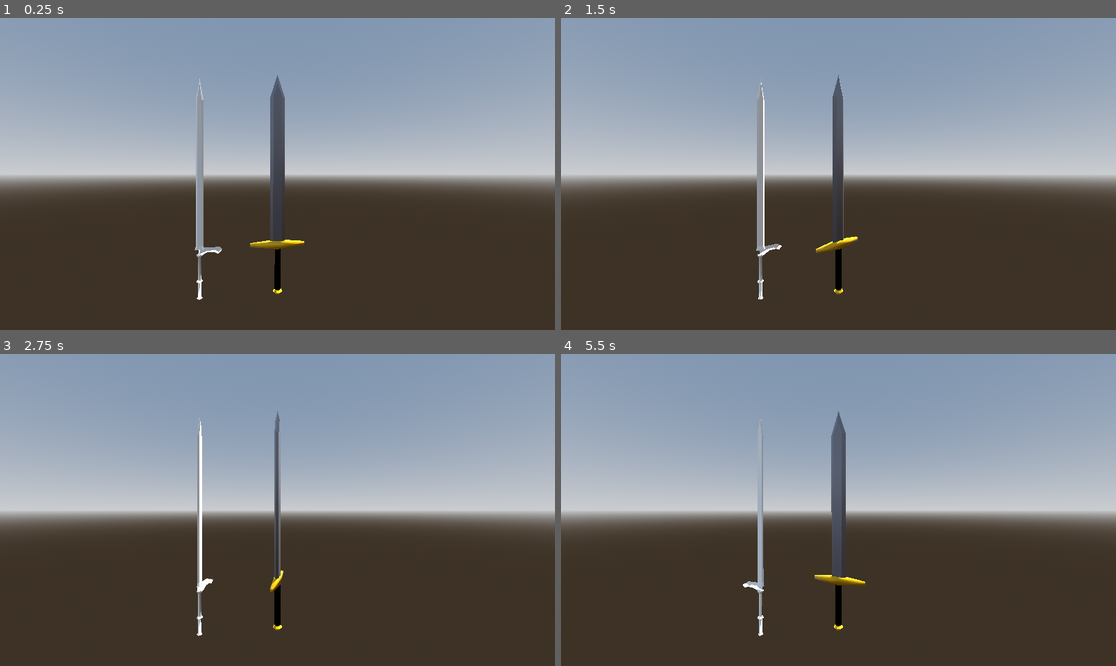
Above: before the commit, frames 1-4 (two rows, left to right).
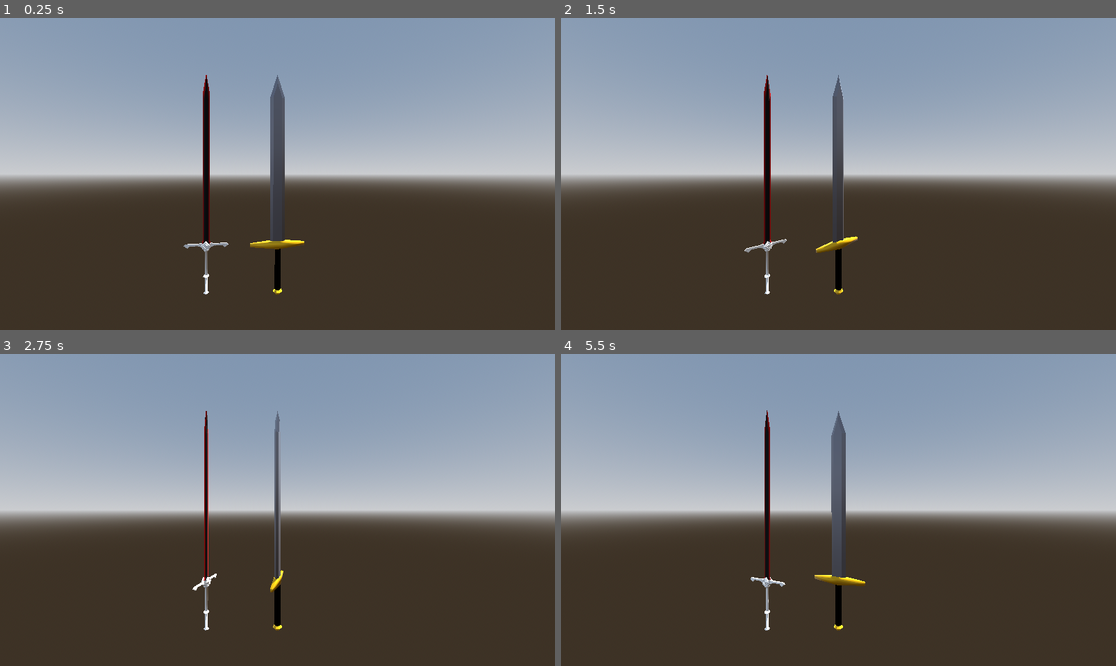
Above: after the commit, the same moments.

Repository: KameronHodge/KameronHodge.github.io
Game: Godot game, scene res://Scenes/display.tscn
The game is run twice, just before and just after one commit, with the same random seed, the same clock (stepped at 60 frames per second) and the same inputs.
Inputs:
- Up to frame 1 (0.25 s): no input
- Up to frame 2 (1.5 s): no input
- Up to frame 3 (2.75 s): no input
- Up to frame 4 (5.5 s): tap Enter at 4.25 s

The runs differ from the first frame. In frame 1, 1.5% of the frame differs, in the area x 33-42%, y 18-91%; in frame 2, 1.5%, in the area x 33-41%, y 18-91%; in frame 3, 1.1%; in frame 4, 1.2%.

Commit message:
added a new sword

Diff:
--- a/project/webportfoliotest/Assets/Weapons/Sword/newsword.tscn
+++ b/project/webportfoliotest/Assets/Weapons/Sword/newsword.tscn
@@ -1,5 +1,5 @@
-[gd_scene load_steps=2 format=3 uid="uid://bgrryy6smq0q0"]
+[gd_scene load_steps=2 format=3 uid="uid://6lkov81ery6l"]
 
-[ext_resource type="PackedScene" uid="uid://d70var3mgjel" path="res://Assets/Weapons/Sword/Textures/Gltfstuff/newsword.glb" id="1_44n41"]
+[ext_resource type="PackedScene" uid="uid://bfv4kxdmqo37" path="res://Assets/Weapons/Sword/Gltfstuff/newsword.glb" id="1_44n41"]
 
 [node name="newsword" instance=ExtResource("1_44n41")]
--- a/project/webportfoliotest/Assets/Weapons/Sword/sword.tscn
+++ b/project/webportfoliotest/Assets/Weapons/Sword/sword.tscn
@@ -1,5 +1,5 @@
 [gd_scene load_steps=2 format=3 uid="uid://tgruy6eujs1q"]
 
-[ext_resource type="PackedScene" uid="uid://bws33rdq1gceq" path="res://Assets/Weapons/Sword/Textures/Gltfstuff/sword.glb" id="1_74bdg"]
+[ext_resource type="PackedScene" uid="uid://bws33rdq1gceq" path="res://Assets/Weapons/Sword/Gltfstuff/sword.glb" id="1_74bdg"]
 
 [node name="sword" instance=ExtResource("1_74bdg")]
--- a/project/webportfoliotest/Scenes/display.tscn
+++ b/project/webportfoliotest/Scenes/display.tscn
@@ -33,5 +33,5 @@
 transform = Transform3D(1, 0, 0, 0, 1, 0, 0, 0, 1, 0, 8.52995, 20.6021)
 
 [node name="newsword" parent="." instance=ExtResource("3_oe3w4")]
-transform = Transform3D(5, 0, 0, 0, -2.18557e-07, 5, 0, -5, -2.18557e-07, -7.8915, 6.30874, 0)
+transform = Transform3D(5, 0, 0, 0, -2.18557e-07, 5, 0, -5, -2.18557e-07, -7.22162, 6.85309, 0)
 script = ExtResource("2_oe3w4")
--- a/project/webportfoliotest/project.godot
+++ b/project/webportfoliotest/project.godot
@@ -18,6 +18,7 @@
 
 folder_colors={
 "res://Assets/": "red",
+"res://Assets/Weapons/Sword/Textures/": "yellow",
 "res://Scenes/": "teal",
 "res://Scripts/": "blue"
 }
Binary file added: project/webportfoliotest/Assets/Weapons/Sword/Gltfstuff/newsword.glb
Not shown, changed: project/webportfoliotest/Assets/Weapons/Sword/Gltfstuff/newsword.glb.import
Renamed: project/webportfoliotest/Assets/Weapons/Sword/Textures/Gltfstuff/sword.glb -> project/webportfoliotest/Assets/Weapons/Sword/Gltfstuff/sword.glb
Not shown, changed: project/webportfoliotest/Assets/Weapons/Sword/Gltfstuff/sword.glb.import
Binary file removed: project/webportfoliotest/Assets/Weapons/Sword/Textures/Gltfstuff/newsword.glb
Renamed: project/webportfoliotest/Assets/Weapons/Sword/Textures/Gltfstuff/sword_Handle Layer.png -> project/webportfoliotest/Assets/Weapons/Sword/Textures/sword_Handle Layer.png
Not shown, changed: project/webportfoliotest/Assets/Weapons/Sword/Textures/sword_Handle Layer.png.import
Renamed: project/webportfoliotest/Assets/Weapons/Sword/Textures/Gltfstuff/sword_Ucupaint Blade Color.png -> project/webportfoliotest/Assets/Weapons/Sword/Textures/sword_Ucupaint Blade Color.png
Not shown, changed: project/webportfoliotest/Assets/Weapons/Sword/Textures/sword_Ucupaint Blade Color.png.import
Renamed: project/webportfoliotest/Assets/Weapons/Sword/Textures/Gltfstuff/sword_Ucupaint HandleBottom Color.png -> project/webportfoliotest/Assets/Weapons/Sword/Textures/sword_Ucupaint HandleBottom Color.png
Not shown, changed: project/webportfoliotest/Assets/Weapons/Sword/Textures/sword_Ucupaint HandleBottom Color.png.import
Renamed: project/webportfoliotest/Assets/Weapons/Sword/Textures/Gltfstuff/sword_Ucupaint Hilt Color.png -> project/webportfoliotest/Assets/Weapons/Sword/Textures/sword_Ucupaint Hilt Color.png
(and 2 more such lines)
